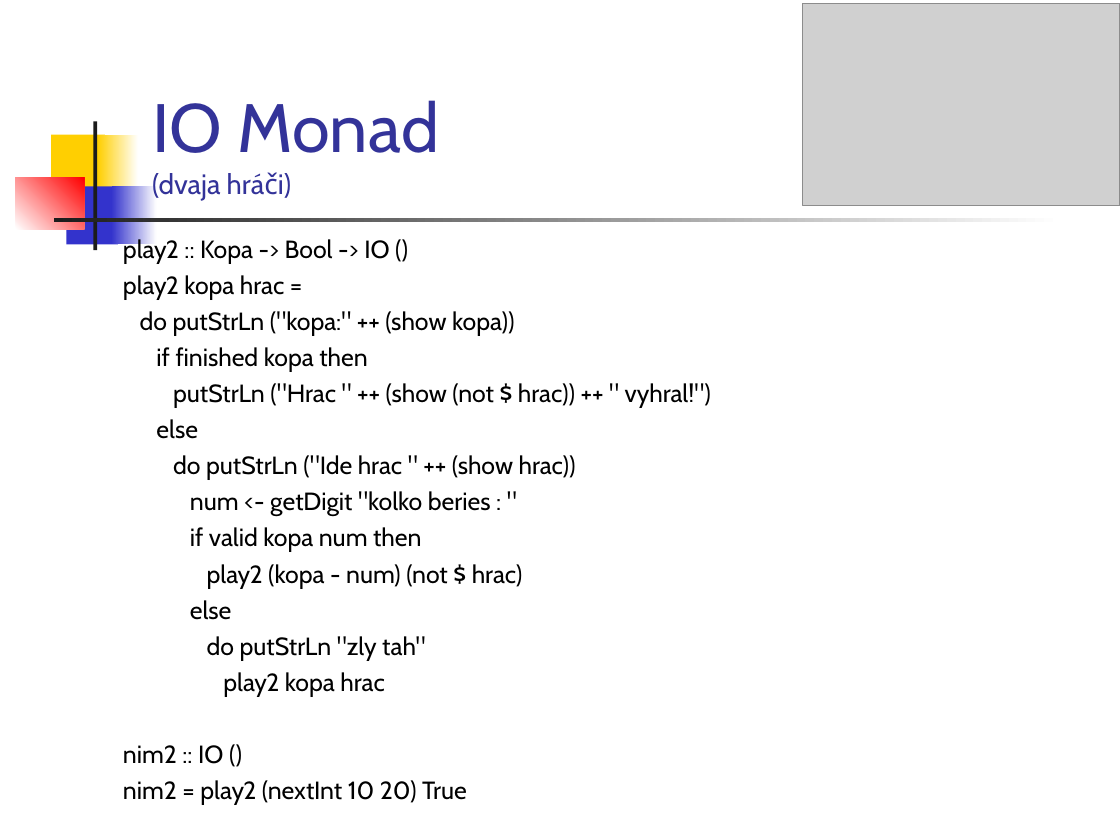
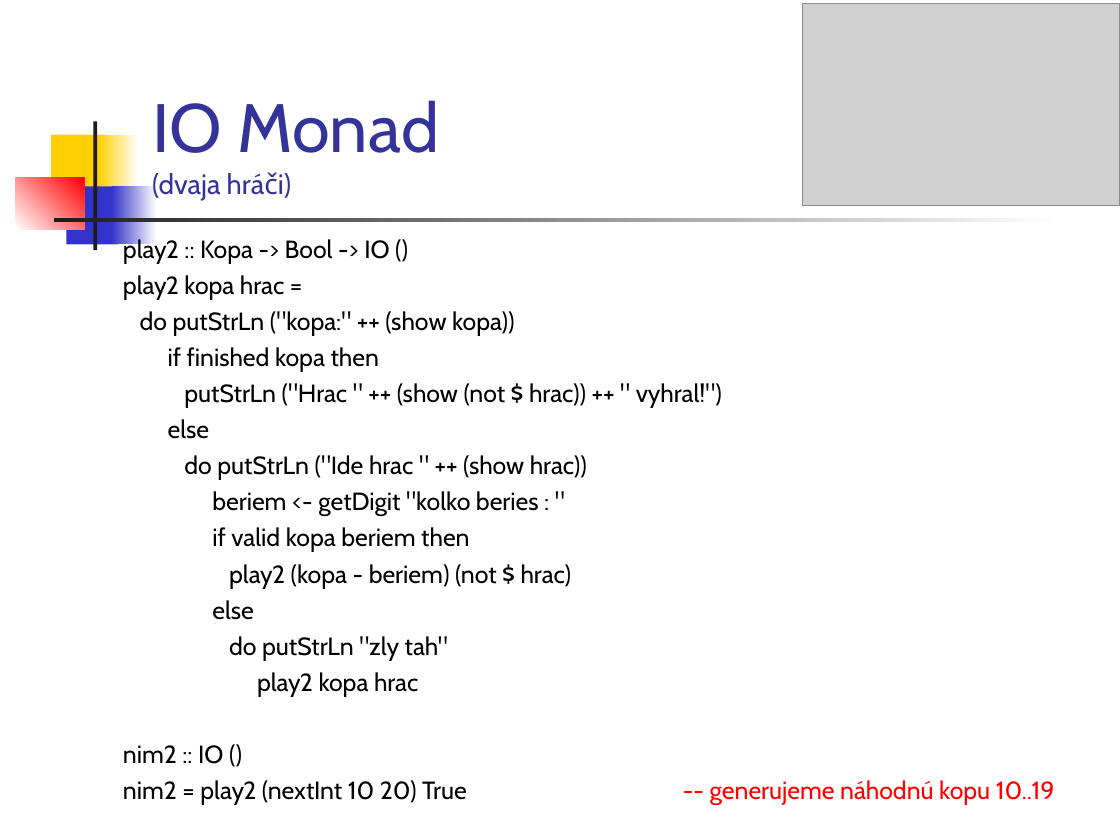
Before and after one commit to Funkcionalne/Prednasky, a slide deck: slide 27 of 12/12_fpro.ppt (slide 25 before the commit). Drawn at 1120x840 pixels with LibreOffice and Linux fonts; fonts in the diff are those of the drawing; grey boxes stand for pictures. Boxes give left, top, right and bottom in pixels: in the first picture for what was removed or moved away, otherwise in the second. Text is boxed around its words. In the diff, an @@ line names an element or a change of style, - is before the commit and + after.

```diff
--- a/12/12_fpro.ppt
+++ b/12/12_fpro.ppt
@@ text at (212, 491, 572, 588): text changed @@
-num <- getDigit "kolko beries : "
-if valid kopa num then
-play2 (kopa - num) (not $ hrac)
+beriem <- getDigit "kolko beries : "
+if valid kopa beriem then
+play2 (kopa - beriem) (not $ hrac)
@@ text at (123, 780, 1055, 804): text changed; text colour #000000 to #FF0000 @@
-nim2 = play2 (nextInt 10 20) True
+nim2 = play2 (nextInt 10 20) True -- generujeme náhodnú kopu 10..19
```
Also in this commit, not shown: 18 other slides changed, 2 slides added, 1 other file.
